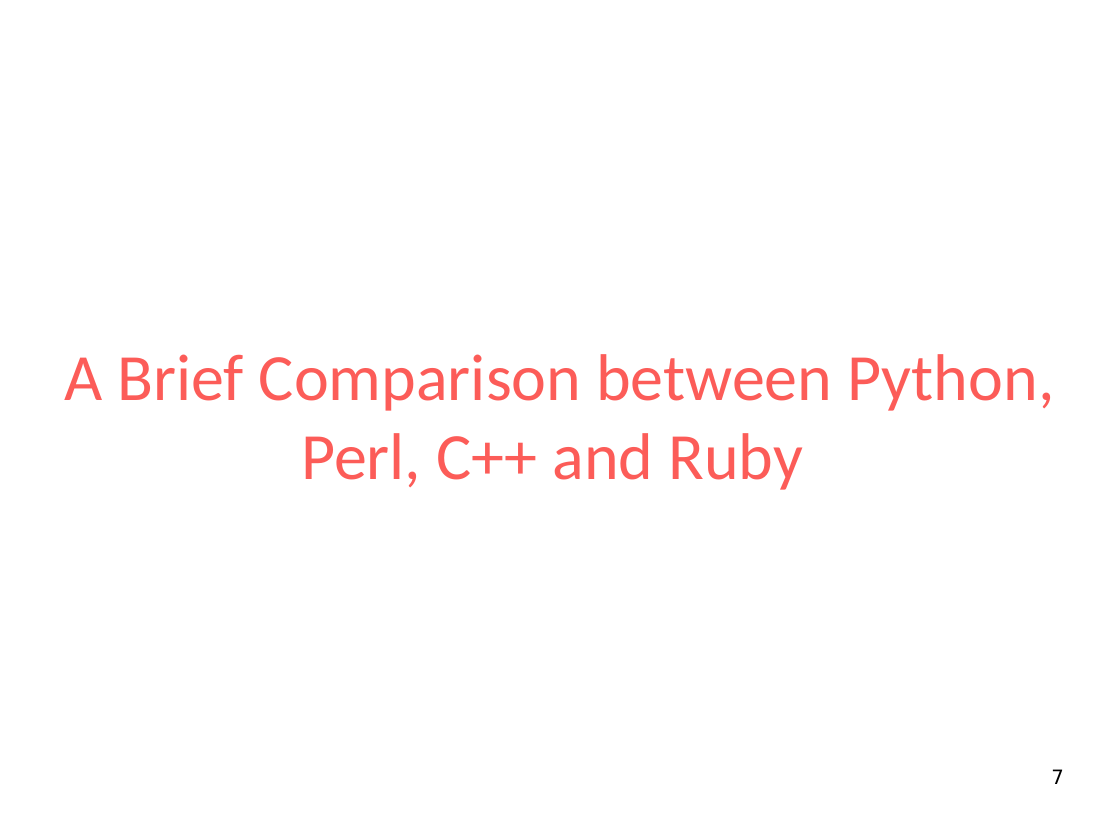
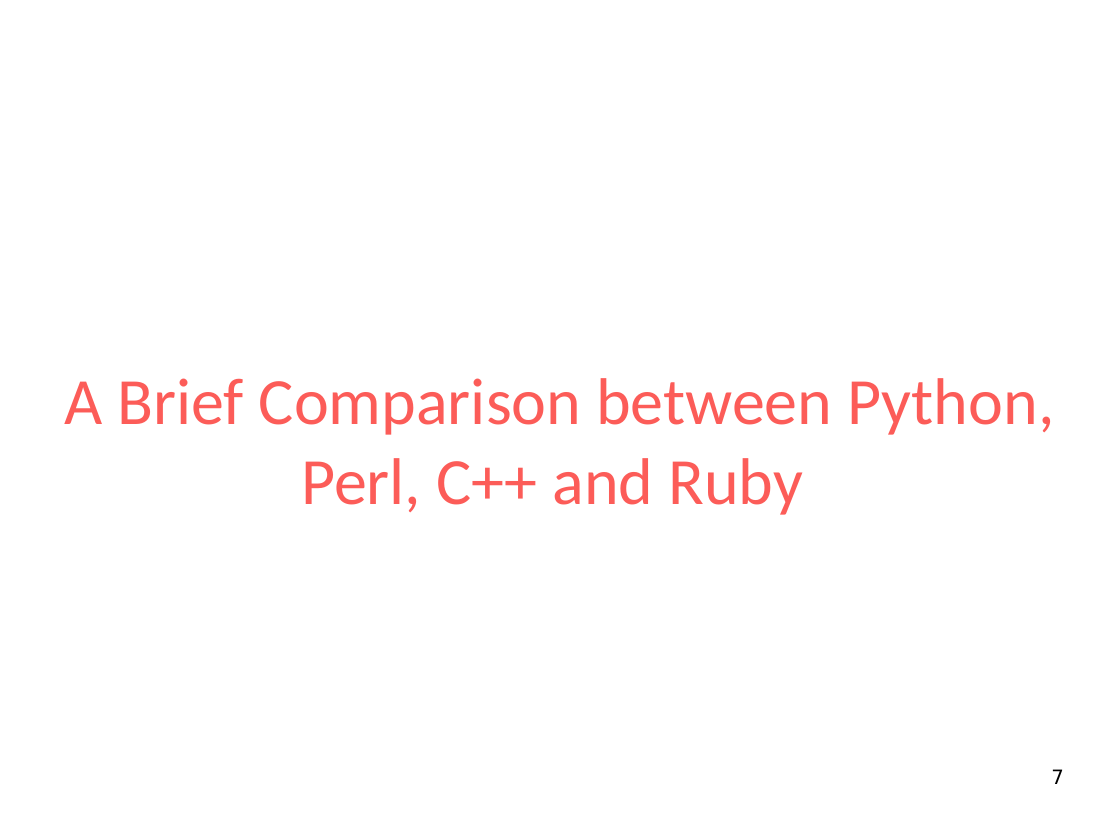
Before and after one commit to Souravgoswami/ruby-masterclass, a slide deck: slide 7 of Section 1: Getting Started/intro.odp. Drawn at 1120x840 pixels with LibreOffice and Linux fonts; fonts in the diff are those of the drawing; background and template pictures are left out. Boxes give left, top, right and bottom in pixels: in the first picture for what was removed or moved away, otherwise in the second. Text is boxed around its words. In the diff, an @@ line names an element or a change of style, - is before the commit and + after.

```diff
--- a/Section 1: Getting Started/intro.odp
+++ b/Section 1: Getting Started/intro.odp
@@ title "A Brief Comparison between Python, ...": place and size @@
-title "A Brief Comparison between Python, ..." at box(65, 354, 1054, 490)
+title "A Brief Comparison between Python, ..." at box(65, 378, 1054, 515)
```
Also in this commit, not shown: 2 other slides changed, 1 other file.
